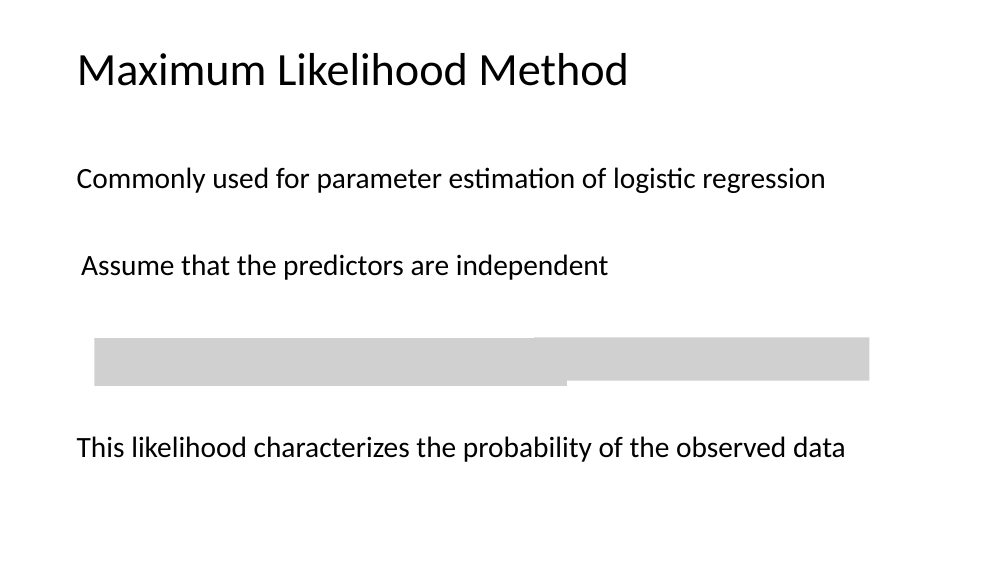
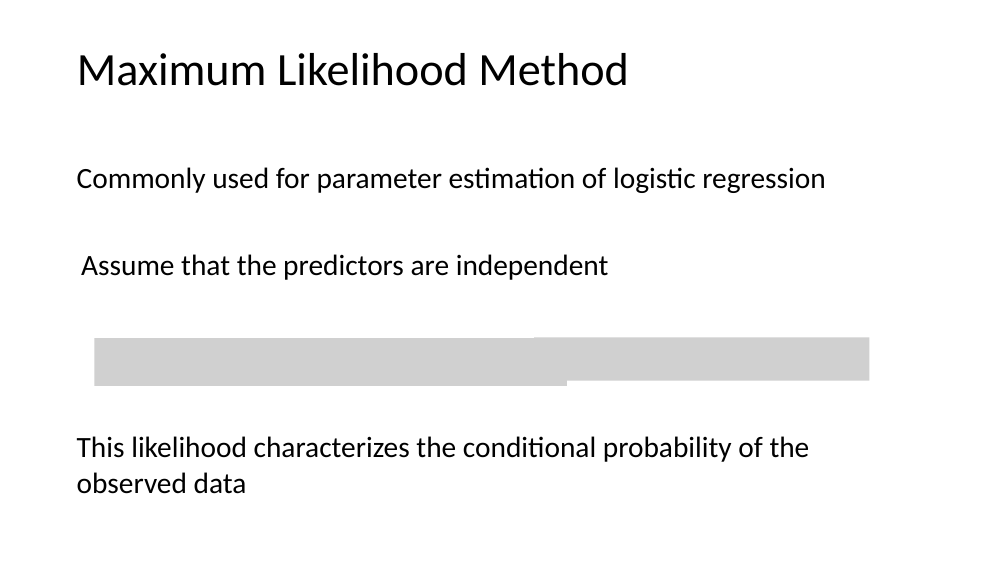
Before and after one commit to tianzheng4/tianzheng4.github.io, a slide deck: slide 6 of _umkc-teaching/slides/Lecture 5.pptx. Drawn at 1008x567 pixels with LibreOffice and Linux fonts; fonts in the diff are those of the drawing; grey boxes stand for pictures. Boxes give left, top, right and bottom in pixels: in the first picture for what was removed or moved away, otherwise in the second. Text is boxed around its words. In the diff, an @@ line names an element or a change of style, - is before the commit and + after.

```diff
--- a/_umkc-teaching/slides/Lecture 5.pptx
+++ b/_umkc-teaching/slides/Lecture 5.pptx
@@ text at (77, 436, 810, 494): text changed @@
-This likelihood characterizes the probability of the observed data
+This likelihood characterizes the conditional probability of the observed data
```
Also in this commit, not shown: 2 other slides changed, 5 slides added.
